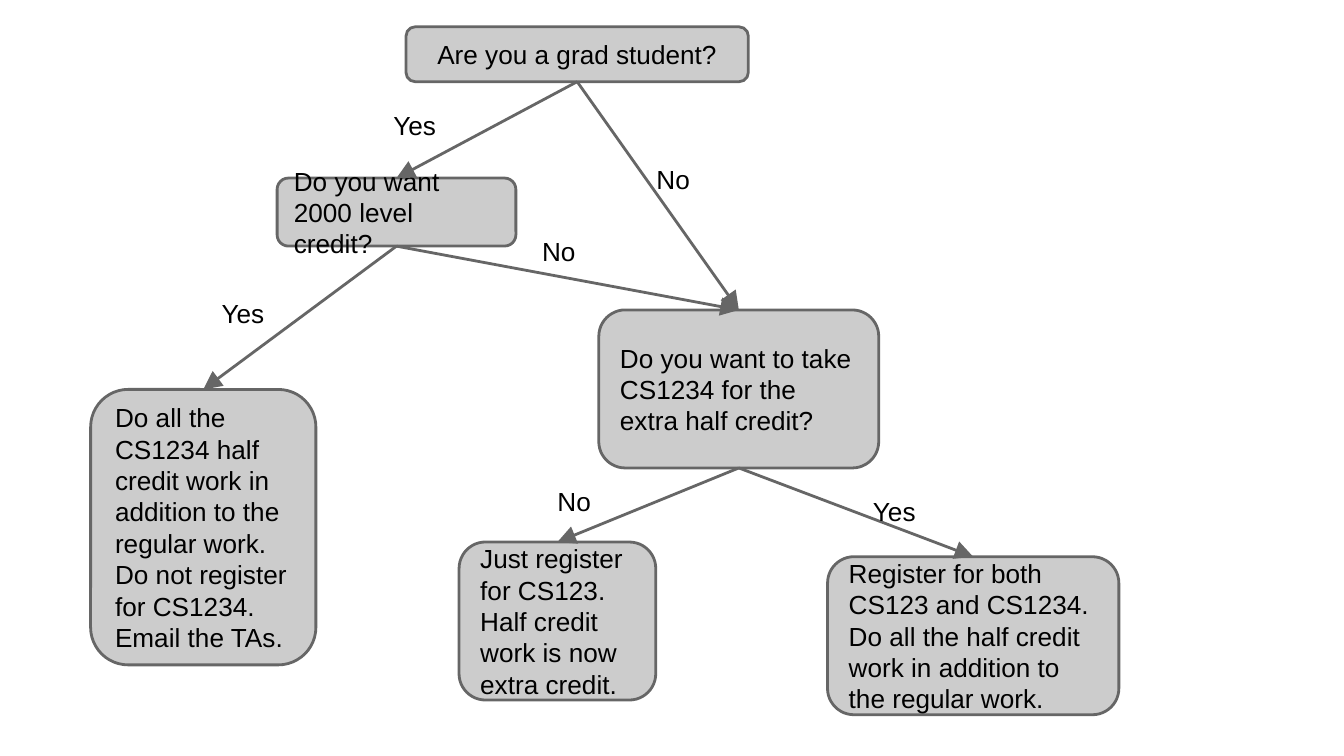
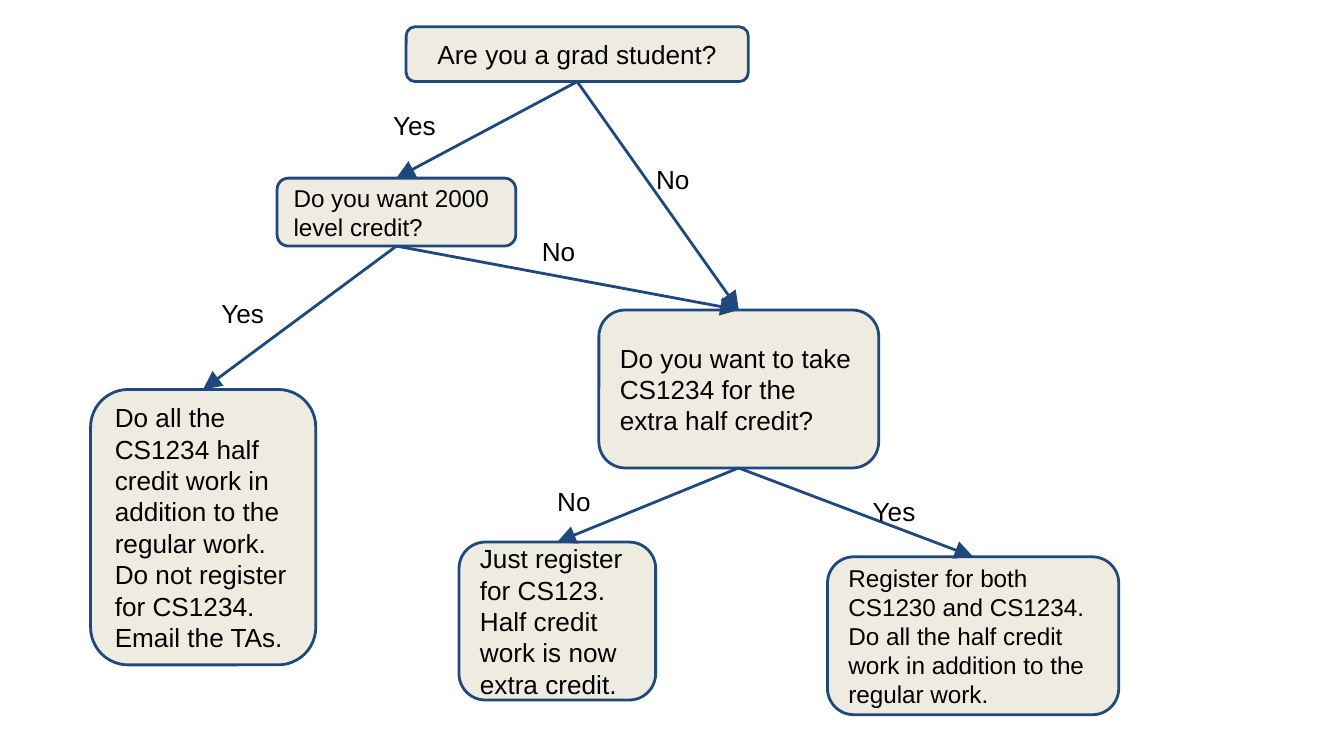
Before and after one commit to cs123tas/docs, a slide deck: slide 1 of CS1234 Flow Chart.pptx. Drawn at 1344x756 pixels with LibreOffice and Linux fonts; fonts in the diff are those of the drawing. Boxes give left, top, right and bottom in pixels: in the first picture for what was removed or moved away, otherwise in the second. Text is boxed around its words. In the diff, an @@ line names an element or a change of style, - is before the commit and + after.

Commit message:
Edited and reformatted the CS1234 Flow Chart powerpoint.

```diff
--- a/CS1234 Flow Chart.pptx
+++ b/CS1234 Flow Chart.pptx
@@ arrow removed from (577, 82) to (396, 179) @@
@@ freeform shape added at box(396, 82, 577, 179), outline #1F497D 1.5 pt @@
@@ arrow removed from (577, 82) to (739, 310) @@
@@ freeform shape added at box(577, 82, 738, 310), outline #1F497D 1.5 pt @@
@@ rounded rectangle "Do you want 2000 level ..." at box(277, 179, 516, 247): size 14 to 13 pt; fill #CCCCCC to #EEECE1; outline #666666 1.5 pt to #1F497D 1.5 pt @@
@@ arrow removed from (396, 246) to (203, 390) @@
@@ freeform shape added at box(203, 246, 396, 390), outline #1F497D 1.5 pt @@
@@ arrow removed from (396, 246) to (739, 310) @@
@@ freeform shape added at box(396, 246, 739, 309), outline #1F497D 1.5 pt @@
@@ arrow removed from (739, 468) to (558, 542) @@
@@ freeform shape added at box(558, 468, 739, 542), outline #1F497D 1.5 pt @@
@@ arrow removed from (739, 468) to (973, 556) @@
@@ freeform shape added at box(739, 468, 973, 556), outline #1F497D 1.5 pt @@
@@ fill #CCCCCC to #EEECE1; outline #666666 1.5 pt to #1F497D 1.5 pt in 5 elements at box(406, 27, 749, 82), box(90, 390, 316, 665), box(599, 310, 879, 469), box(460, 542, 656, 700), box(828, 556, 1120, 715) @@
@@ text in rounded rectangle at box(848, 569, 1084, 708): text changed; size 14 to 13 pt @@
-Register for both CS123 and CS1234. Do all the half credit work in addition to the regular work.
+Register for both CS1230 and CS1234. Do all the half credit work in addition to the regular work.
```
